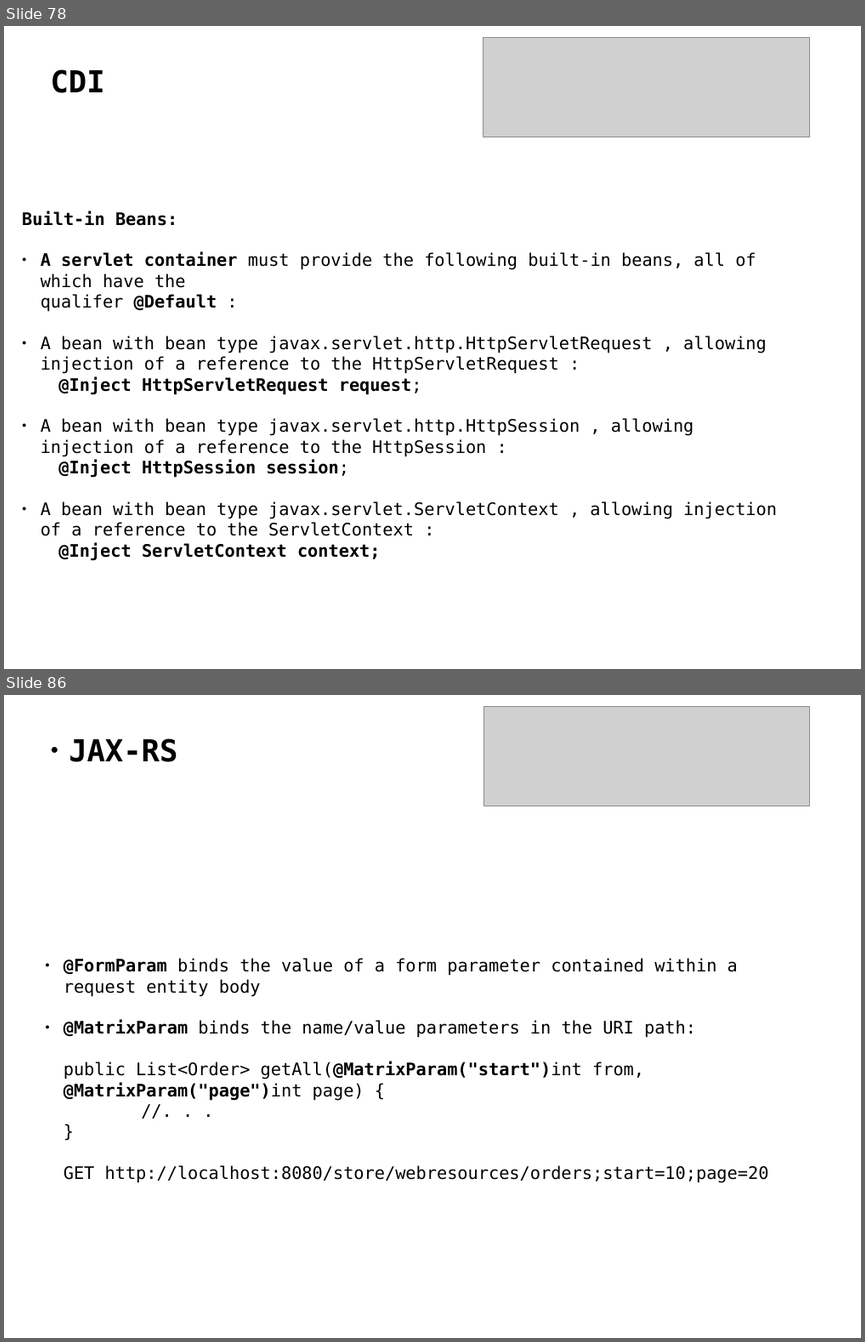
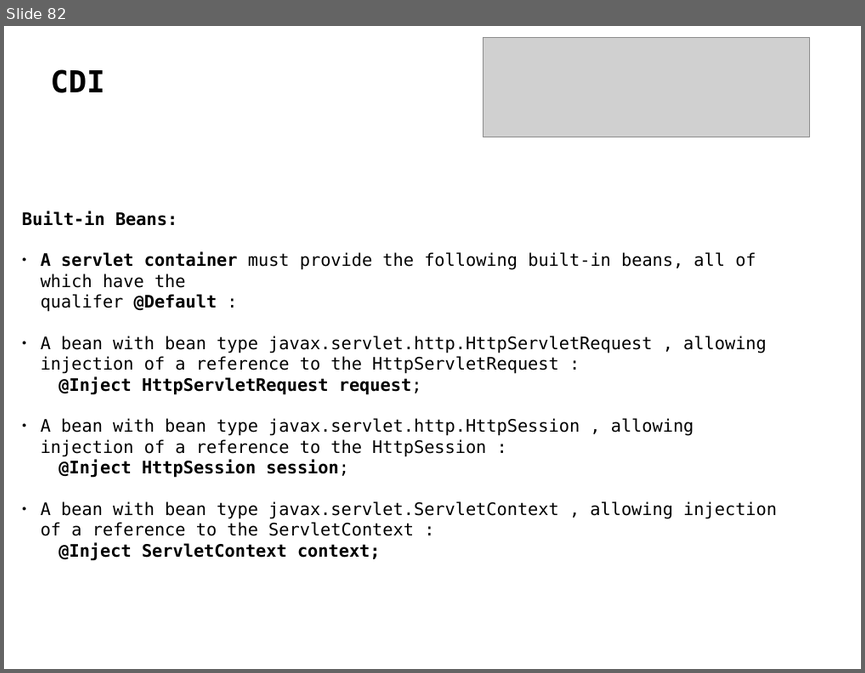
Before and after one commit to delia-popescu/javaee-demo, a slide deck: javaee7.odp. Shown one above the other, each under a label of ours: slides 78 and 86 before the commit, slide 82 after it; the slides between them are not shown. The pictures are 865x1342 and 865x673 pixels, drawn with LibreOffice and Linux fonts; fonts in the diff are those of the drawing; grey boxes stand for pictures. Boxes give left, top, right and bottom in pixels: in the first picture for what was removed or moved away, otherwise in the second. Text is boxed around its words. In the diff, an @@ line names an element or a change of style, - is before the commit and + after.

```diff
--- a/javaee7.odp
+++ b/javaee7.odp
@@ slide 86 removed at (x1=4, y1=695, x2=861, y2=1338), background #FFFFFF @@
@@ picture removed at (x1=483, y1=707, x2=811, y2=806) @@
@@ text removed at (x1=69, y1=738, x2=177, y2=762) @@
-● JAX-RS
@@ subtitle removed at (x1=64, y1=958, x2=769, y2=1183) @@
-● @FormParam binds the value of a form parameter contained within a request entity body
-● @MatrixParam binds the name/value parameters in the URI path:
-public List<Order> getAll(@MatrixParam("start")int from,
-@MatrixParam("page")int page) {
-//. . .
-}
-GET http://localhost:8080/store/webresources/orders;start=10;page=20
@@ what was slide 78 is now slide 82 @@
```
Also in this commit, not shown: 32 slides added, 25 other slides removed, 43 other files.
